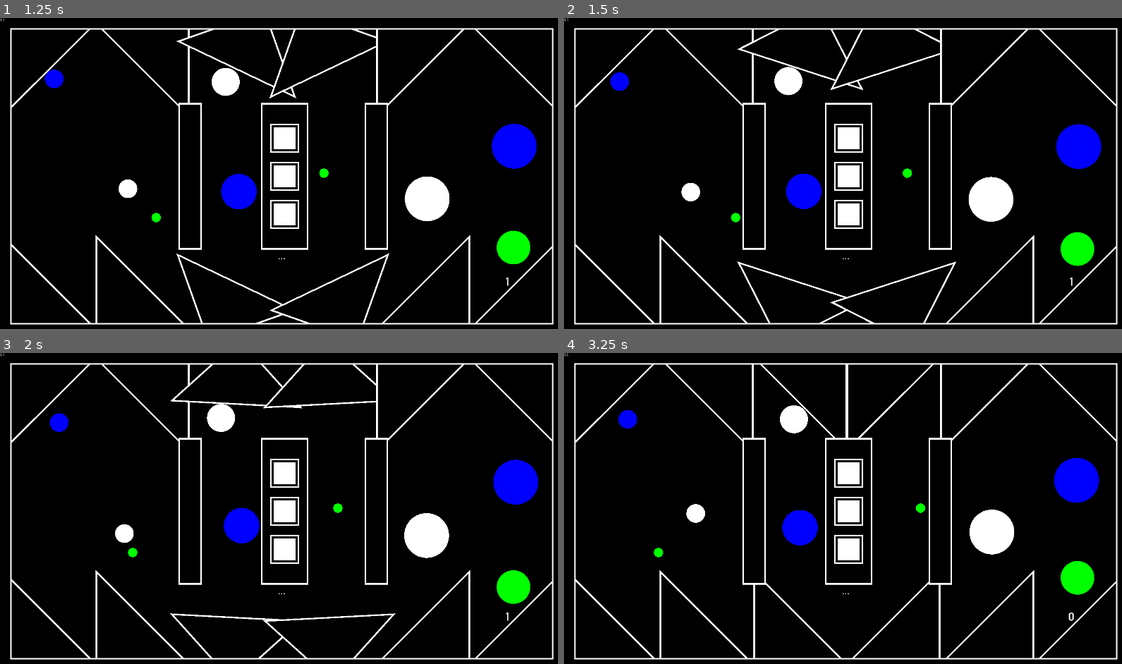
Above: before the commit, frames 1-4 (two rows, left to right).
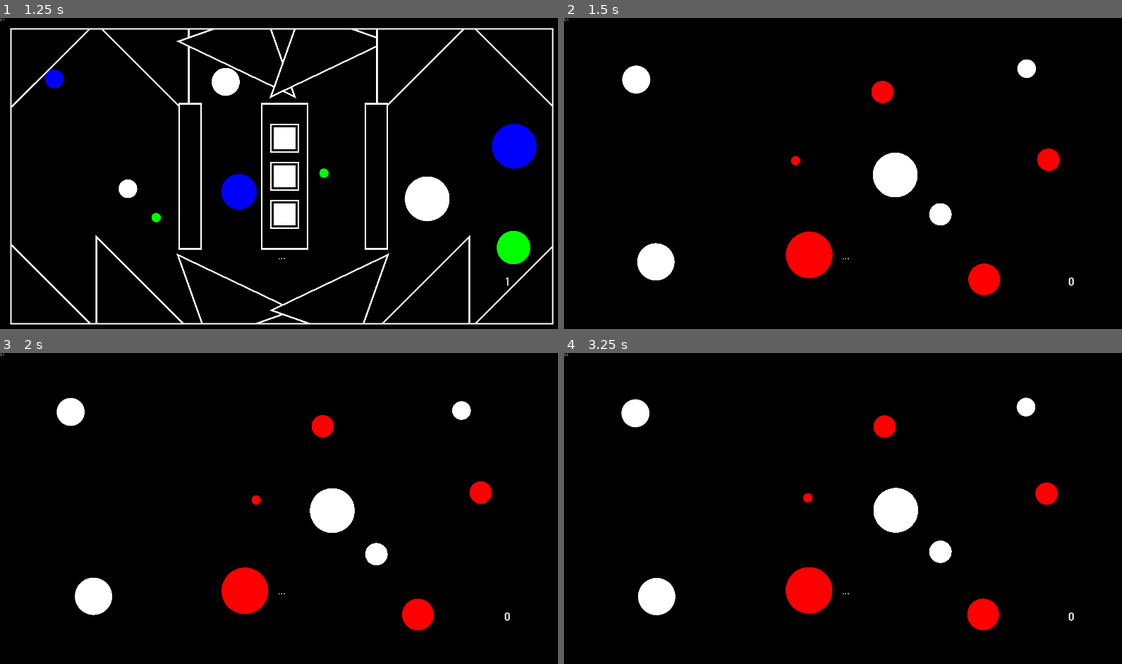
Above: after the commit, the same moments.

Repository: Dark-Gran/Spirit-Circles
Game: Godot game, scene res://src/Main.tscn
Two runs of this game, one before a commit and one after it. Both use one fixed random seed, a clock stepped at 60 frames per second and the inputs below.
Inputs (mouse positions are in pixels of both pictures, inside the frame that each line leads up to):
- Up to frame 1 (1.25 s): click (284, 176) at 0.52 s
- Up to frame 2 (1.5 s): move the mouse to (971, 161) at 1.27 s; hold Right (ui_right) from 1.28 s (still down)
- Up to frame 3 (2 s): keep holding Right (ui_right); tap Space (ui_accept) at 1.52 s
- Up to frame 4 (3.25 s): move the mouse to (731, 527) at 2.02 s; release Right (ui_right) at 2.03 s; hold Left (ui_left) 2.03-2.78 s; tap Space (ui_accept) at 2.27 s; move the mouse to (904, 443) at 2.77 s; hold Right (ui_right) from 2.78 s (still down)

Frame 1 is identical in both runs. In frame 2, 14% of the frame differs, in the area x 1-100%, y 3-99%; in frame 3, 14%; in frame 4, 14%.

Commit message:
level13 draft (+ red same-size-interaction fix)

Diff:
--- a/src/world/Circle.gd
+++ b/src/world/Circle.gd
@@ -168,7 +168,7 @@
 		collision = move_and_collide(movement, true, true, true)
 		if collision:
 			collide(collision)
-			if "color_type" in collision.collider && collision.collider.color_type == color_type:
+			if should_ignore_collision(collision.collider, self):
 				move_and_collide(movement)
 				break
 			else:
@@ -194,6 +194,9 @@
 
 # COLLISIONS
 
+func should_ignore_collision(a, b):
+	return "color_type" in a && "color_type" in b && (a.color_type == b.color_type || a.color_type == ColorType.RED || b.color_type == ColorType.RED)
+
 func bodies_collide_with_motion(a, b, motion_a, motion_b):
 	return a.get_node("CollisionShape2D").shape.collide_with_motion(a.get_node("CollisionShape2D").global_transform, motion_a, b.get_node("CollisionShape2D").shape, b.get_node("CollisionShape2D").global_transform, motion_b)
 
@@ -201,7 +204,7 @@
 	var collider = collision.collider
 	if collider.is_in_group("circles"):
 		if !collider.merging_away && !merging_away:
-			var humbled = collider.size > size
+			var humbled = size <= collider.size
 			# Merge
 			if color_type == collider.color_type:
 				if humbled:
--- /dev/null
+++ b/src/world/levels/Level_013.tscn
@@ -0,0 +1,65 @@
+[gd_scene load_steps=3 format=2]
+
+[ext_resource path="res://src/world/Circle.tscn" type="PackedScene" id=1]
+[ext_resource path="res://src/world/levels/Level.gd" type="Script" id=2]
+
+[node name="Level" type="Node2D"]
+show_behind_parent = true
+script = ExtResource( 2 )
+
+[node name="Circles" type="Node2D" parent="."]
+
+[node name="Circle" parent="Circles" instance=ExtResource( 1 )]
+position = Vector2( 1655.15, 486.139 )
+color_type = 3
+angle = 210
+size = 12.0
+
+[node name="Circle9" parent="Circles" instance=ExtResource( 1 )]
+position = Vector2( 756.455, 480.882 )
+color_type = 3
+angle = 10
+
+[node name="Circle10" parent="Circles" instance=ExtResource( 1 )]
+position = Vector2( 1079.11, 253.235 )
+color_type = 3
+angle = -10
+size = 12.0
+
+[node name="Circle3" parent="Circles" instance=ExtResource( 1 )]
+position = Vector2( 835.766, 806.719 )
+color_type = 3
+angle = 110
+size = 25.0
+
+[node name="Circle7" parent="Circles" instance=ExtResource( 1 )]
+position = Vector2( 1434.01, 891.18 )
+color_type = 3
+angle = 175
+size = 17.0
+
+[node name="Circle2" parent="Circles" instance=ExtResource( 1 )]
+position = Vector2( 1282.25, 663.4 )
+angle = 90
+size = 12.0
+
+[node name="Circle4" parent="Circles" instance=ExtResource( 1 )]
+position = Vector2( 1127.01, 534.708 )
+angle = 30
+size = 24.0
+
+[node name="Circle5" parent="Circles" instance=ExtResource( 1 )]
+position = Vector2( 248.084, 213.648 )
+angle = 240
+size = 15.0
+
+[node name="Circle6" parent="Circles" instance=ExtResource( 1 )]
+position = Vector2( 1577.65, 163.993 )
+angle = 100
+
+[node name="Circle8" parent="Circles" instance=ExtResource( 1 )]
+position = Vector2( 310.867, 832.555 )
+angle = -20
+size = 20.0
+
+[node name="Statics" type="Node2D" parent="."]
